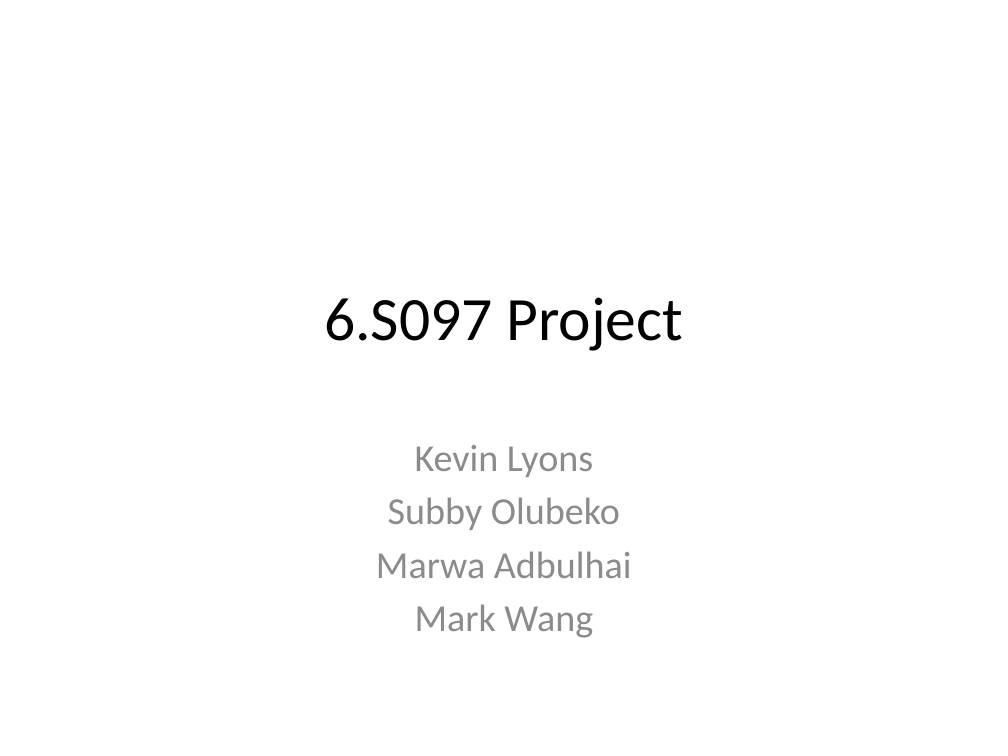
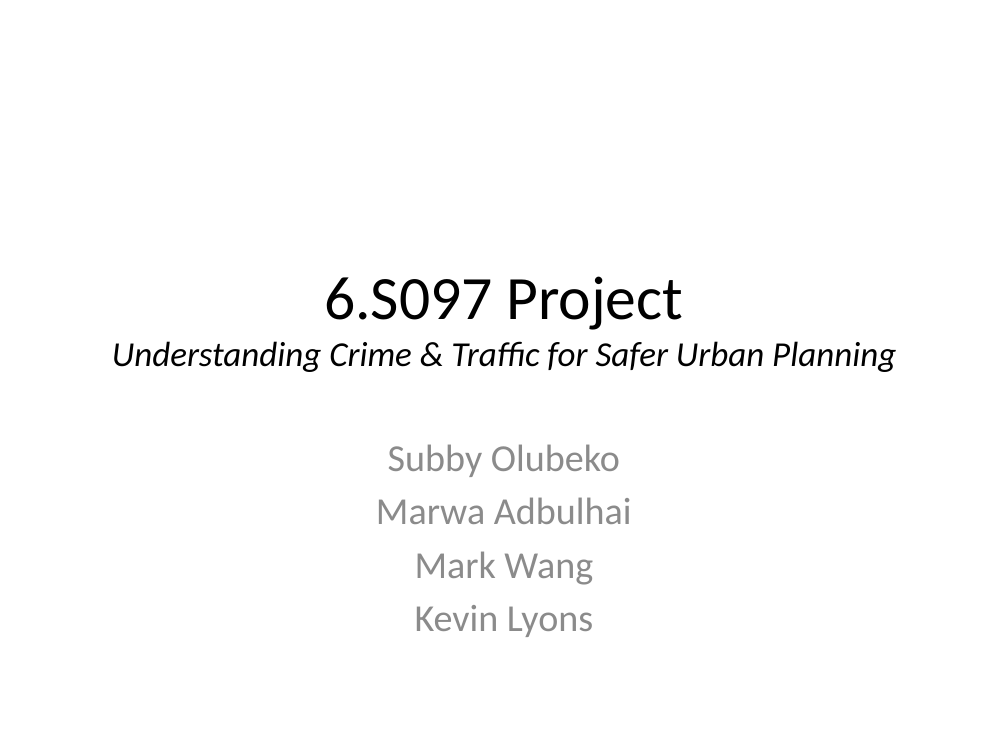
Before and after one commit to kalyons11/6.s097-project, a slide deck: slide 1 of presentation/6.pptx. Drawn at 1008x756 pixels with LibreOffice and Linux fonts; fonts in the diff are those of the drawing. Boxes give left, top, right and bottom in pixels: in the first picture for what was removed or moved away, otherwise in the second. Text is boxed around its words. In the diff, an @@ line names an element or a change of style, - is before the commit and + after.

```diff
--- a/presentation/6.pptx
+++ b/presentation/6.pptx
@@ title at [112,276,896,372]: text changed; size 44 to 25 pt; italic on @@
-6.S097 Project
+6.S097 Project
+Understanding Crime & Traffic for Safer Urban Planning
@@ subtitle at [415,445,593,477]: paragraph removed @@
-Kevin Lyons
@@ subtitle at [415,605,593,637]: paragraph added @@
+Kevin Lyons
```
Also in this commit, not shown: 3 other slides changed, 4 slides added, 3 slides removed.
